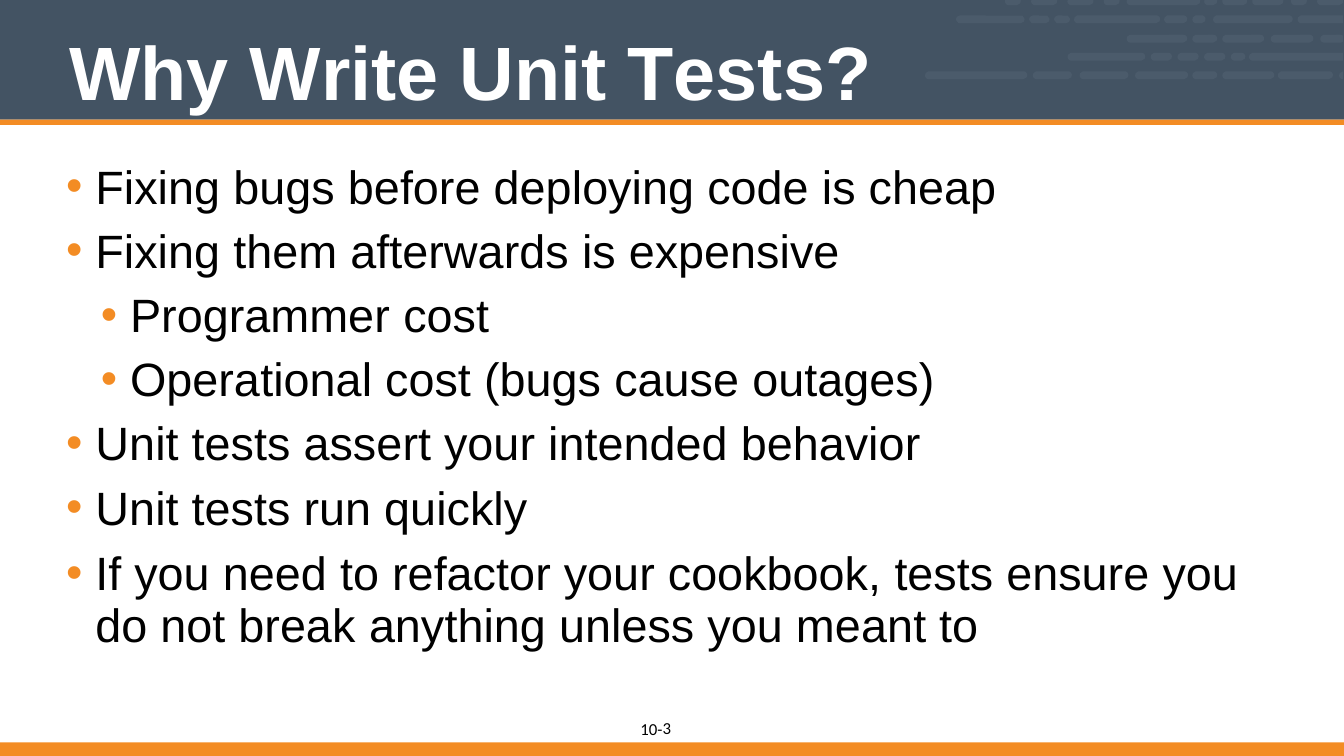
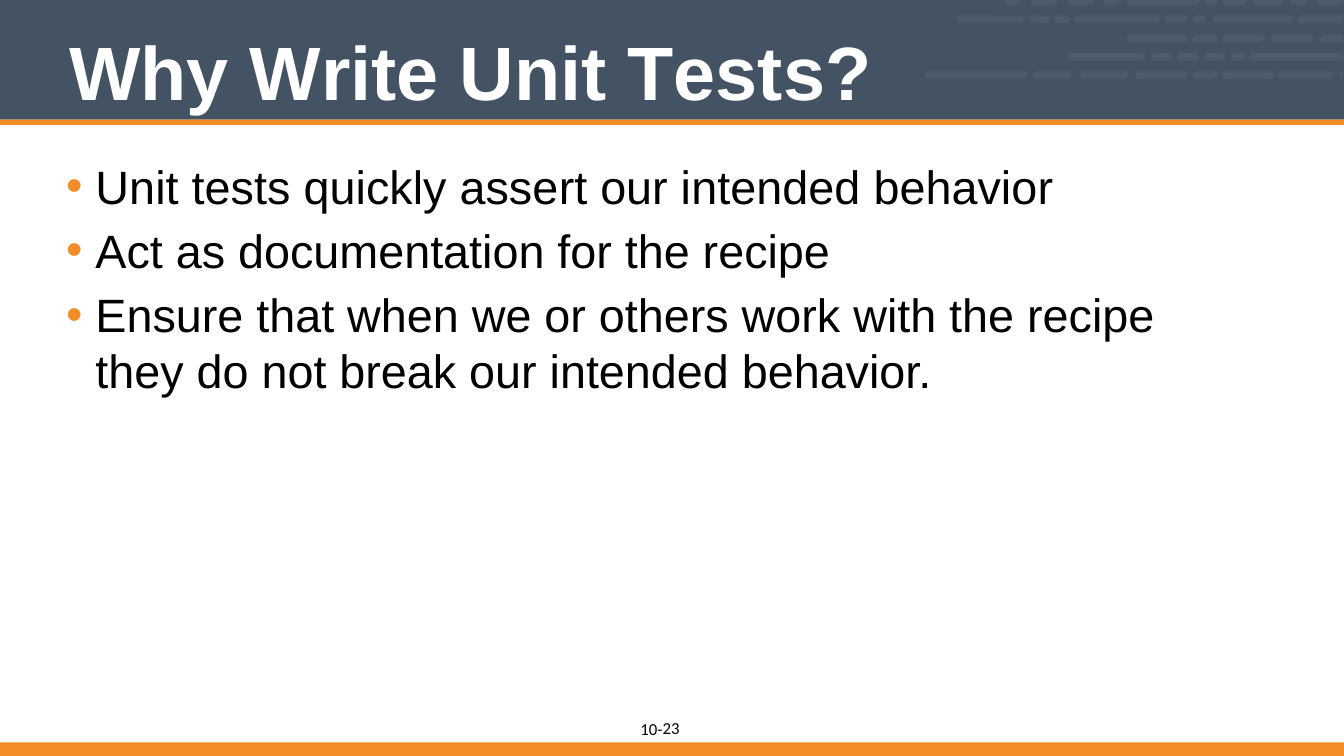
Before and after one commit to vinyar/chef-intermediate, a slide deck: slide 23 of 10-introduction_to_chefspec.pptx (slide 3 before the commit). Drawn at 1344x756 pixels with LibreOffice and Linux fonts; fonts in the diff are those of the drawing. Boxes give left, top, right and bottom in pixels: in the first picture for what was removed or moved away, otherwise in the second. Text is boxed around its words. In the diff, an @@ line names an element or a change of style, - is before the commit and + after.

Commit message:
Reworked the Introduction to Chefspec Portion
* Too often when teaching the material the source code in this section was far too small to read. So I opted to break out the explanation of the components of the spec across multiple slides to make it read better at poorer resolutions.

* Re-ordered a number of slides. To put the creation of the spec_helper file after creation of the spec directory and then continue on creating the paths. This is something that I tried the other way and decided that making all the paths and then editing the files did not feel right.

* Adopted the pattern of using the `spec/unit/recipes` folder because that is the path is generated when using `chef generate recipe ...`.

```diff
--- a/10-introduction_to_chefspec.pptx
+++ b/10-introduction_to_chefspec.pptx
@@ text at (x1=95, y1=170, x2=1154, y2=397): text changed @@
-• Fixing bugs before deploying code is cheap
-• Fixing them afterwards is expensive
-  • Programmer cost
-  • Operational cost (bugs cause outages)
-• Unit tests assert your intended behavior
-• Unit tests run quickly
-• If you need to refactor your cookbook, tests ensure you do not break anything unless you meant to
+• Unit tests quickly assert our intended behavior
+• Act as documentation for the recipe
+• Ensure that when we or others work with the recipe they do not break our intended behavior.
@@ page number at (x1=663, y1=723, x2=680, y2=734): text changed @@
-3
+23
```
Also in this commit, not shown: 12 other slides changed, 5 slides added, 1 slide removed.
